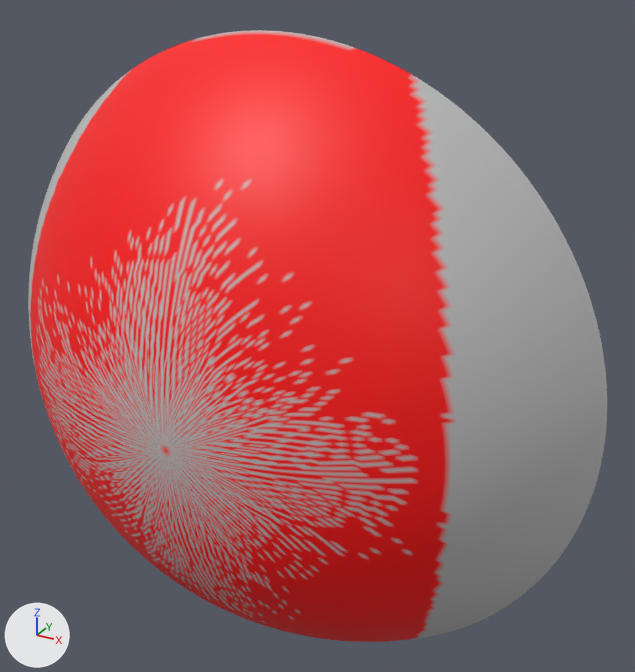
A saved change to the glTF model src/screens/dome_sky_model.glb.
Both versions are drawn from a 50 mm lens placed at (56.0, -116.5, 51.4), pointed at (8.1, -29.5, 7.8). Arrows for +X, +Y and +Z are at lower left; the lights stay in place. Where no turn or scale is listed for an object, it has been applied to the vertices.

Names of what the first picture shows: 'geometry_0'.
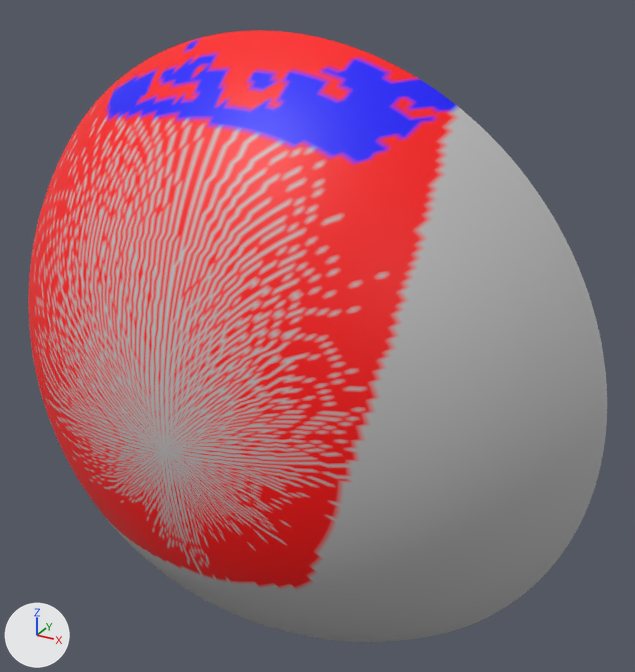
What differs and where, as boxes (x1, y1, x2, y2) in the pictures (635 x 672 px):
```json
{"part": 1, "of": "me_geometry_0", "change": "recoloured", "before": [30, 30, 457, 642], "after": [30, 30, 457, 642]}
{"part": 2, "of": "me_geometry_0", "change": "recoloured", "before": [28, 76, 461, 561], "after": [28, 76, 461, 561], "on screen": "grey to red"}
```

Edits to the scene script, one JSON object a line:
```json
{"block": "me_geometry_0", "where": "me_geometry_0.from_pydata(...)  # 21241 vertices, 42120 faces; spans x -42.9..42.9, y -50.0..-25.8, z -42.9..42.9"}
{"block": "me_geometry_0", "where": "# used by ob_geometry_0; location = (0.0, 0.0, 0.0)"}
{"block": "me_geometry_0", "change": "me_geometry_0 part 1: 24949 faces centred in x -31.6..30.1, y -50.0..-26.0, z -42.7..42.7 are repainted in the vertex colours; the middle colour goes from red #ff0000 to grey #bcbcbc"}
{"block": "me_geometry_0", "change": "me_geometry_0 part 2: 2809 faces centred in x -36.6..24.0, y -50.0..-26.0, z -16.0..38.3 are repainted in the vertex colours; the middle colour goes from grey #bcbcbc to red #ff0000"}
```
